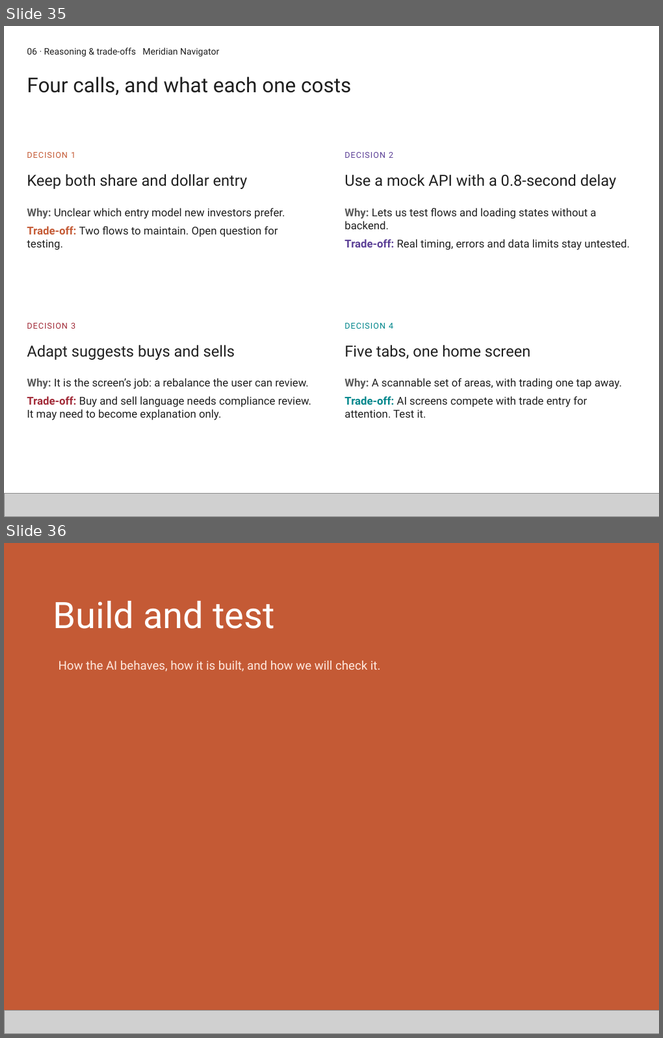
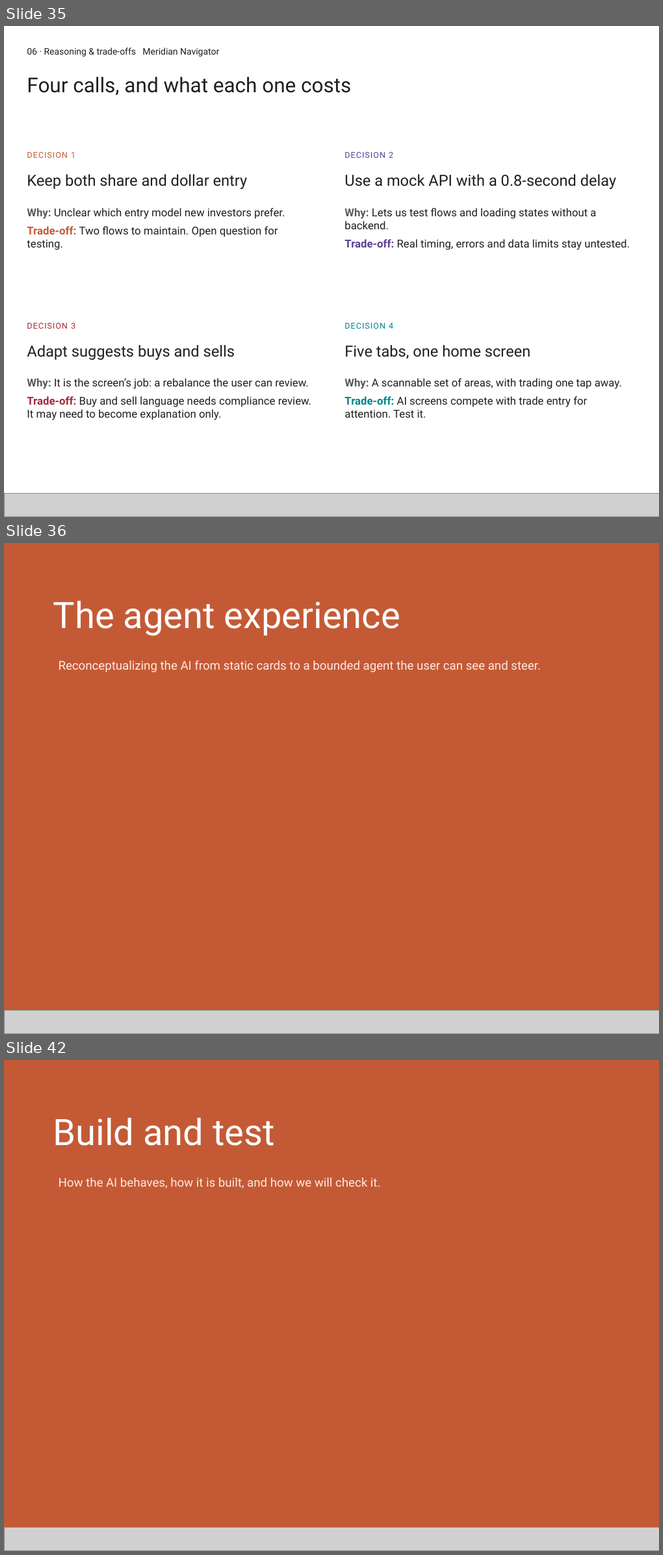
Before and after one commit to CHUNKY21/portfolio-export, a slide deck: Portfolio-Core.pptx. Shown one above the other, each under a label of ours: slides 35 and 36 before the commit, slides 35, 36 and 42 after it; the slides between them are not shown. The pictures are 663x1038 and 663x1555 pixels, drawn with LibreOffice and Linux fonts; fonts in the diff are those of the drawing; grey boxes stand for pictures. Boxes give left, top, right and bottom in pixels: in the first picture for what was removed or moved away, otherwise in the second. Text is boxed around its words. In the diff, an @@ line names an element or a change of style, - is before the commit and + after.

```diff
--- a/Portfolio-Core.pptx
+++ b/Portfolio-Core.pptx
@@ slide 36 added at (4,543,659,1034), background #C45A35 @@
@@ text added at (53,601,400,636), 57 pt, text #FFFFFF @@
+The agent experience
@@ text added at (59,661,541,672), 19 pt, text #FFE9DF @@
+Reconceptualizing the AI from static cards to a bounded agent the user can see and steer.
@@ picture added at (4,1010,659,1034) @@
@@ what was slide 36 is now slide 42 @@
```
Also in this commit, not shown: 1 slide changed, 5 other slides added, 4 other files.
